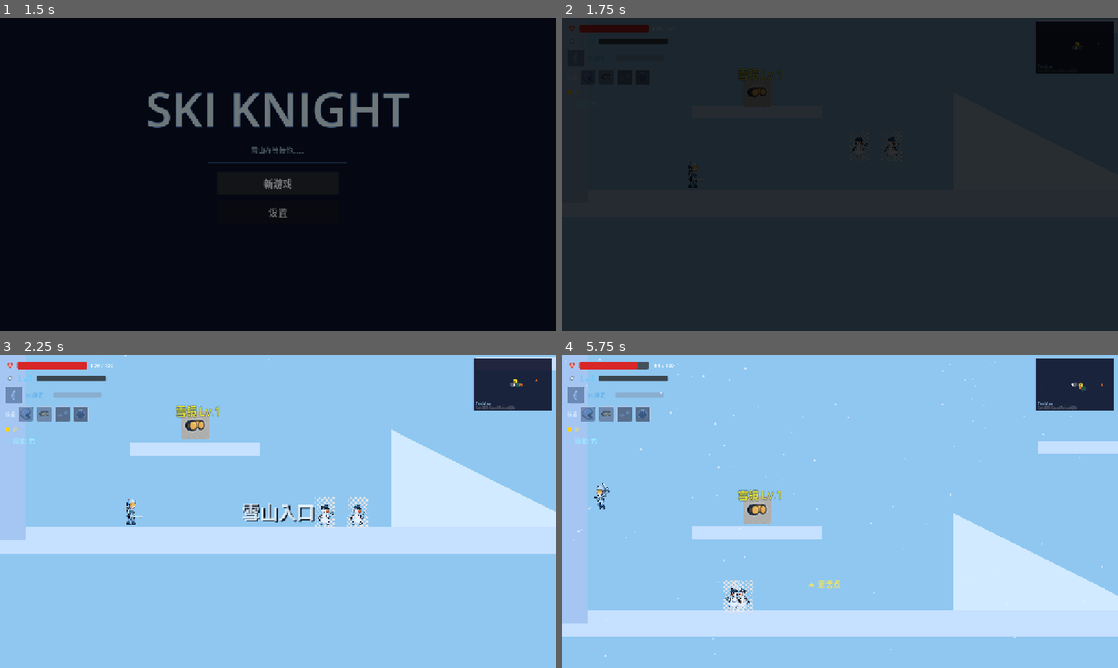
Above: before the commit, frames 1-4 (two rows, left to right).
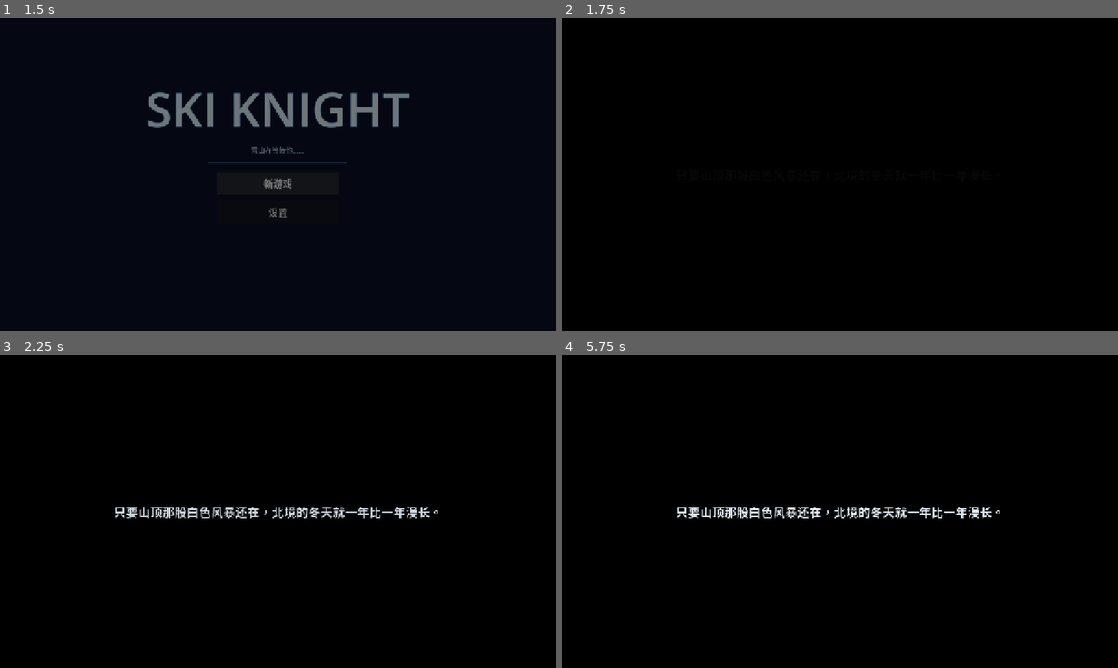
Above: after the commit, the same moments.

Repository: Phyll1s0/SKI-KNIGHT
Game: Godot game, scene res://scenes/ui/MainMenu.tscn
Same seed, same stepped clock (60 frames per second), same inputs: the game is played once before the commit and once after it.
Inputs (mouse positions are in pixels of both pictures, inside the frame that each line leads up to):
- Up to frame 1 (1.5 s): tap Enter at 0.5 s; move the mouse to (400, 158) at 0.52 s; hold D (move_right) 0.53-1.25 s; tap J (attack) at 0.6 s; click (400, 158) at 0.67 s; tap Space (jump) at 0.77 s; click "新游戏" at 1.25 s
- Up to frame 2 (1.75 s): no input
- Up to frame 3 (2.25 s): move the mouse to (166, 527) at 2.02 s; hold S (brake) from 2.03 s (still down); tap F (interact) at 2.1 s
- Up to frame 4 (5.75 s): tap Space (jump) at 2.27, 3.77, 4.52, 5.27 s; move the mouse to (895, 442) at 2.77 s; release S (brake) at 2.78 s; hold D (move_right) 2.78-3.53 s; tap Backspace at 2.85 s; move the mouse to (812, 574) at 3.52 s; hold Up 3.53-4.28 s; tap Enter at 3.6 s; click (812, 574) at 3.67 s; move the mouse to (1006, 558) at 4.27 s; hold A (move_left) from 4.28 s (still down); tap Keypad Enter at 4.35 s; move the mouse to (673, 464) at 5.02 s; tap T at 5.1 s

Frame 1 is identical in both runs. In frame 2, 97% of the frame differs, in the area x 0-100%, y 0-100%; in frame 3, 100%; in frame 4, 100%.

Commit message:
feat: design some plot

Diff:
--- /dev/null
+++ b/game/scenes/ui/NewGameIntro.tscn
@@ -0,0 +1,44 @@
+[gd_scene format=3]
+
+[ext_resource type="Script" path="res://scripts/ui/NewGameIntro.gd" id="1"]
+
+[node name="NewGameIntro" type="Control"]
+layout_mode = 3
+anchors_preset = 15
+anchor_right = 1.0
+anchor_bottom = 1.0
+grow_horizontal = 2
+grow_vertical = 2
+script = ExtResource("1")
+
+[node name="Background" type="ColorRect" parent="."]
+layout_mode = 1
+anchors_preset = 15
+anchor_right = 1.0
+anchor_bottom = 1.0
+grow_horizontal = 2
+grow_vertical = 2
+color = Color(0, 0, 0, 1)
+
+[node name="IntroLabel" type="Label" parent="."]
+layout_mode = 1
+anchors_preset = 8
+anchor_left = 0.5
+anchor_top = 0.5
+anchor_right = 0.5
+anchor_bottom = 0.5
+offset_left = -500.0
+offset_top = -36.0
+offset_right = 500.0
+offset_bottom = 36.0
+grow_horizontal = 2
+grow_vertical = 2
+text = "只要山顶那股白色风暴还在，北境的冬天就一年比一年漫长。"
+horizontal_alignment = 1
+vertical_alignment = 1
+autowrap_mode = 3
+theme_override_font_sizes/font_size = 28
+theme_override_colors/font_color = Color(0.92, 0.96, 1.0, 0.96)
+theme_override_colors/font_shadow_color = Color(0, 0, 0, 1)
+theme_override_constants/shadow_offset_x = 2
+theme_override_constants/shadow_offset_y = 2
--- a/game/scripts/ui/MainMenu.gd
+++ b/game/scripts/ui/MainMenu.gd
@@ -69,7 +69,7 @@
 	SkillManager.unlocked_skills[SkillManager.Skill.PARALLEL_SKIING] = false
 	SkillManager.unlocked_skills[SkillManager.Skill.CARVING]         = false
 	SkillManager.unlocked_skills[SkillManager.Skill.BACK_FLIP]       = false
-	SceneManager.go_to("res://scenes/maps/TestMap.tscn")
+	SceneManager.go_to("res://scenes/ui/NewGameIntro.tscn")
 
 func _on_settings_pressed() -> void:
 	main_buttons.visible = false
--- /dev/null
+++ b/game/scripts/ui/NewGameIntro.gd
@@ -0,0 +1,15 @@
+extends Control
+
+const INTRO_DURATION := 10.0
+const GAME_SCENE_PATH := "res://scenes/maps/TestMap.tscn"
+
+@onready var intro_label: Label = $IntroLabel
+
+func _ready() -> void:
+	intro_label.modulate.a = 0.0
+	var fade_in := create_tween()
+	fade_in.set_trans(Tween.TRANS_SINE).set_ease(Tween.EASE_OUT)
+	fade_in.tween_property(intro_label, "modulate:a", 1.0, 0.8)
+
+	await get_tree().create_timer(INTRO_DURATION).timeout
+	SceneManager.go_to(GAME_SCENE_PATH)
Not shown, added: plot.md
